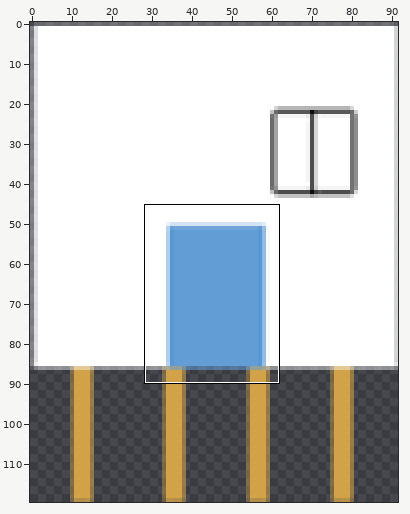
Edited in one commit: sprite sheet (assets/images/sprites/PilotiHouse.png). Above, an overview of the earlier version with the close-up marked.
Close-up. First the earlier version:
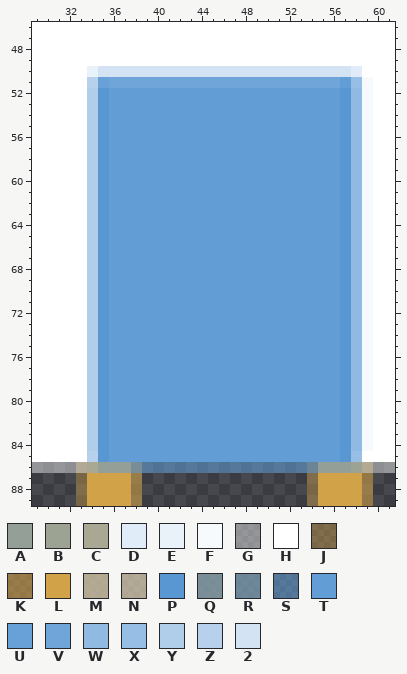
The file is 92x120 pixels. Pixels under 10% opacity are left out. Colours within 5 levels of each other are drawn and written as one. Shown: x 29..61, y 46..89.
Palette (. is transparent): A #939f97  B #9da393  C #a9a892  D #e0ecf7  E #e9f1f9  F #f7fafd  G #ffffff6d  H #ffffff  J #d2a24869  K #d2a24896  L #d2a248  M #d5c8a9c4  N #e8dabcaa  P #5897d2  Q #869fa8d1  R #7d9eb3bd  S #629dd58f  T #629dd5  U #68a1d7  V #6fa5d9  W #91bae2  X #97bee4  Y #b0cdea  Z #b7d1ec  2 #d3e3f3
After:
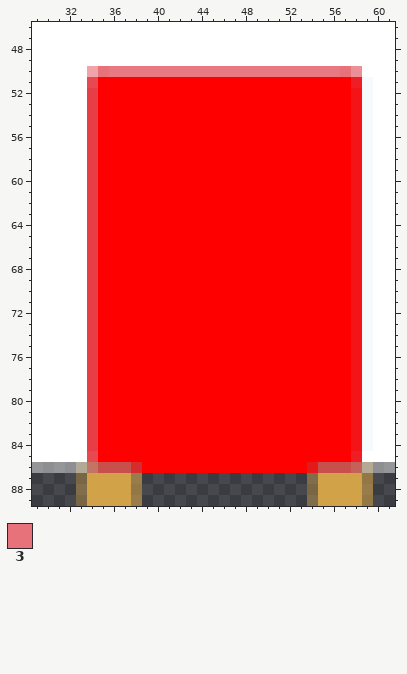
Colours new in this view: 3 #e7727a
The exact change:
@@ palette @@
-2 #d3e3f3
+2 #e87982
-A #939f97
+A #c8504c
-B #9da393
+B #c56158
-C #a9a892
+C #c47465
-D #e0ecf7
+D #ec9097
-E #e9f1f9
+E #f0a3a8
-Q #869fa8d1
+Q #de2b2df1
-R #7d9eb3bd
+R #ed1619f3
-T #629dd5
+T #ff0000
-W #91bae2
+W #f41317
-X #97bee4
+X #ef1e24
-Y #b0cdea
+Y #e73d46
-Z #b7d1ec
+Z #e64952
@@ x 29..61 @@
 49 HHHHHHHHHHHHHHHHHHHHHHHHHHHHHHHHH
-50 HHHHHE22222222222222222222222DHHH
-51 HHHHHZUVVVVVVVVVVVVVVVVVVVVVTXFHH
-52 HHHHHYPTTTTTTTTTTTTTTTTTTTTTPWFHH
-53 HHHHHYPTTTTTTTTTTTTTTTTTTTTTPWFHH
-54 HHHHHYPTTTTTTTTTTTTTTTTTTTTTPWFHH
-55 HHHHHYPTTTTTTTTTTTTTTTTTTTTTPWFHH
-56 HHHHHYPTTTTTTTTTTTTTTTTTTTTTPWFHH
-57 HHHHHYPTTTTTTTTTTTTTTTTTTTTTPWFHH
-58 HHHHHYPTTTTTTTTTTTTTTTTTTTTTPWFHH
-59 HHHHHYPTTTTTTTTTTTTTTTTTTTTTPWFHH
-60 HHHHHYPTTTTTTTTTTTTTTTTTTTTTPWFHH
-61 HHHHHYPTTTTTTTTTTTTTTTTTTTTTPWFHH
-62 HHHHHYPTTTTTTTTTTTTTTTTTTTTTPWFHH
-63 HHHHHYPTTTTTTTTTTTTTTTTTTTTTPWFHH
-64 HHHHHYPTTTTTTTTTTTTTTTTTTTTTPWFHH
-65 HHHHHYPTTTTTTTTTTTTTTTTTTTTTPWFHH
-66 HHHHHYPTTTTTTTTTTTTTTTTTTTTTPWFHH
-67 HHHHHYPTTTTTTTTTTTTTTTTTTTTTPWFHH
-68 HHHHHYPTTTTTTTTTTTTTTTTTTTTTPWFHH
-69 HHHHHYPTTTTTTTTTTTTTTTTTTTTTPWFHH
-70 HHHHHYPTTTTTTTTTTTTTTTTTTTTTPWFHH
-71 HHHHHYPTTTTTTTTTTTTTTTTTTTTTPWFHH
-72 HHHHHYPTTTTTTTTTTTTTTTTTTTTTPWFHH
-73 HHHHHYPTTTTTTTTTTTTTTTTTTTTTPWFHH
-74 HHHHHYPTTTTTTTTTTTTTTTTTTTTTPWFHH
-75 HHHHHYPTTTTTTTTTTTTTTTTTTTTTPWFHH
-76 HHHHHYPTTTTTTTTTTTTTTTTTTTTTPWFHH
-77 HHHHHYPTTTTTTTTTTTTTTTTTTTTTPWFHH
-78 HHHHHYPTTTTTTTTTTTTTTTTTTTTTPWFHH
-79 HHHHHYPTTTTTTTTTTTTTTTTTTTTTPWFHH
-80 HHHHHYPTTTTTTTTTTTTTTTTTTTTTPWFHH
-81 HHHHHYPTTTTTTTTTTTTTTTTTTTTTPWFHH
-82 HHHHHYPTTTTTTTTTTTTTTTTTTTTTPWFHH
-83 HHHHHYPTTTTTTTTTTTTTTTTTTTTTPWFHH
-84 HHHHHYPTTTTTTTTTTTTTTTTTTTTTPWFHH
-85 HHHHHZPTTTTTTTTTTTTTTTTTTTTTPXHHH
-86 GGGGNCAAAQSSSSSSSSSSSSSSSRAAABMGG
+50 HHHHHE32222222222222222222223DHHH
+51 HHHHHZTTTTTTTTTTTTTTTTTTTTTTTXFHH
+52 HHHHHYTTTTTTTTTTTTTTTTTTTTTTTWFHH
+53 HHHHHYTTTTTTTTTTTTTTTTTTTTTTTWFHH
+54 HHHHHYTTTTTTTTTTTTTTTTTTTTTTTWFHH
+55 HHHHHYTTTTTTTTTTTTTTTTTTTTTTTWFHH
+56 HHHHHYTTTTTTTTTTTTTTTTTTTTTTTWFHH
+57 HHHHHYTTTTTTTTTTTTTTTTTTTTTTTWFHH
+58 HHHHHYTTTTTTTTTTTTTTTTTTTTTTTWFHH
+59 HHHHHYTTTTTTTTTTTTTTTTTTTTTTTWFHH
+60 HHHHHYTTTTTTTTTTTTTTTTTTTTTTTWFHH
+61 HHHHHYTTTTTTTTTTTTTTTTTTTTTTTWFHH
+62 HHHHHYTTTTTTTTTTTTTTTTTTTTTTTWFHH
+63 HHHHHYTTTTTTTTTTTTTTTTTTTTTTTWFHH
+64 HHHHHYTTTTTTTTTTTTTTTTTTTTTTTWFHH
+65 HHHHHYTTTTTTTTTTTTTTTTTTTTTTTWFHH
+66 HHHHHYTTTTTTTTTTTTTTTTTTTTTTTWFHH
+67 HHHHHYTTTTTTTTTTTTTTTTTTTTTTTWFHH
+68 HHHHHYTTTTTTTTTTTTTTTTTTTTTTTWFHH
+69 HHHHHYTTTTTTTTTTTTTTTTTTTTTTTWFHH
+70 HHHHHYTTTTTTTTTTTTTTTTTTTTTTTWFHH
+71 HHHHHYTTTTTTTTTTTTTTTTTTTTTTTWFHH
+72 HHHHHYTTTTTTTTTTTTTTTTTTTTTTTWFHH
+73 HHHHHYTTTTTTTTTTTTTTTTTTTTTTTWFHH
+74 HHHHHYTTTTTTTTTTTTTTTTTTTTTTTWFHH
+75 HHHHHYTTTTTTTTTTTTTTTTTTTTTTTWFHH
+76 HHHHHYTTTTTTTTTTTTTTTTTTTTTTTWFHH
+77 HHHHHYTTTTTTTTTTTTTTTTTTTTTTTWFHH
+78 HHHHHYTTTTTTTTTTTTTTTTTTTTTTTWFHH
+79 HHHHHYTTTTTTTTTTTTTTTTTTTTTTTWFHH
+80 HHHHHYTTTTTTTTTTTTTTTTTTTTTTTWFHH
+81 HHHHHYTTTTTTTTTTTTTTTTTTTTTTTWFHH
+82 HHHHHYTTTTTTTTTTTTTTTTTTTTTTTWFHH
+83 HHHHHYTTTTTTTTTTTTTTTTTTTTTTTWFHH
+84 HHHHHYTTTTTTTTTTTTTTTTTTTTTTTWFHH
+85 HHHHHZTTTTTTTTTTTTTTTTTTTTTTTXHHH
+86 GGGGNCAAAQTTTTTTTTTTTTTTTRAAABMGG
 87 ....JLLLLK...............JLLLLK..
